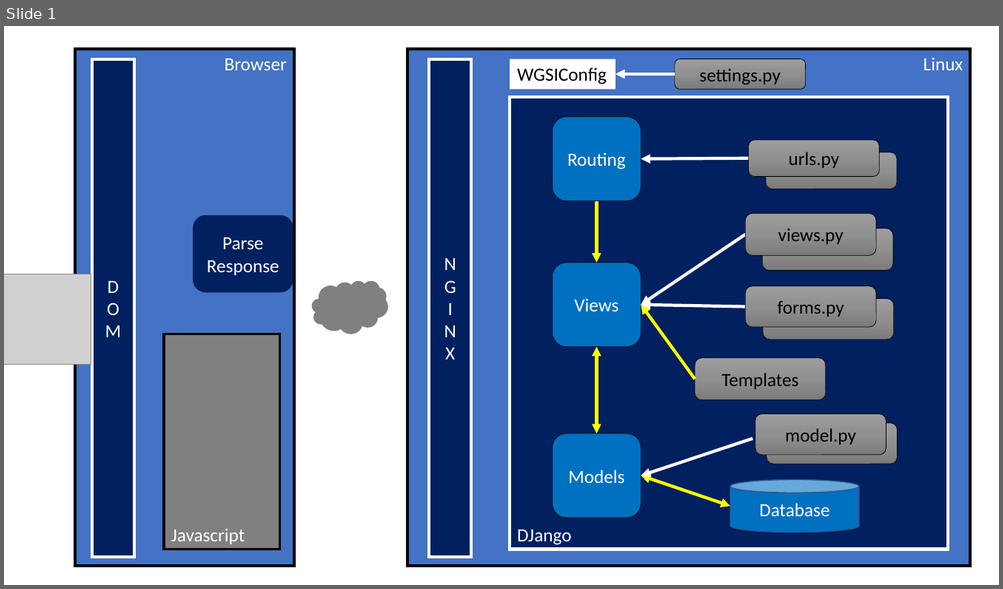
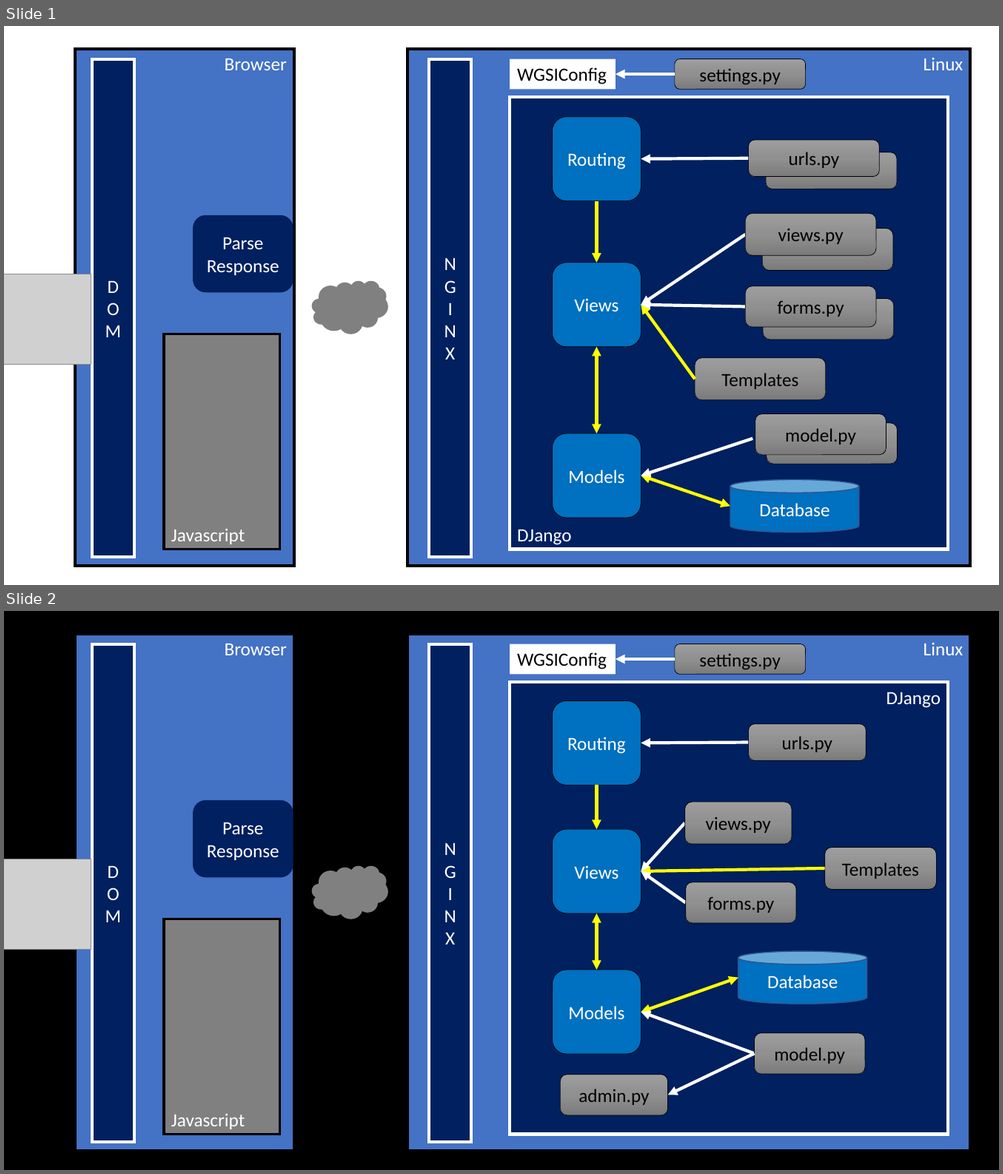
Before and after one commit to csev/dj4e, a slide deck: lectures/bigpicture.pptx. Shown one above the other, each under a label of ours: slide 1 before the commit, slides 1 and 2 after it. The pictures are 1003x589 and 1003x1174 pixels, drawn with LibreOffice and Linux fonts; fonts in the diff are those of the drawing; grey boxes stand for pictures; background and template pictures are left out. Boxes give left, top, right and bottom in pixels: in the first picture for what was removed or moved away, otherwise in the second. Text is boxed around its words. In the diff, an @@ line names an element or a change of style, - is before the commit and + after.

```diff
--- a/lectures/bigpicture.pptx
+++ b/lectures/bigpicture.pptx
@@ slide 2 added at <box>4,611,999,1170</box>, background picture (left out) @@
@@ rectangle added at <box>76,633,294,1151</box>, fill #4472C4, outline #000000 3 pt, 18 pt, text #FFFFFF @@
+Browser
@@ rectangle added at <box>92,644,134,1142</box>, fill #002060, outline #FFFFFF 3 pt, 18 pt, text #FFFFFF @@
+D
+O
+M
@@ rectangle added at <box>407,633,970,1151</box>, fill #4472C4, outline #000000 3 pt, 18 pt, text #FFFFFF @@
+Linux
@@ rectangle added at <box>430,644,472,1142</box>, fill #002060, outline #FFFFFF 3 pt, 18 pt, text #FFFFFF @@
+N
+G
+I
+N
+X
@@ rectangle added at <box>510,644,616,674</box>, fill #FFFFFF, 18 pt, text #000000 @@
+WGSIConfig
@@ rounded rectangle added at <box>674,644,805,674</box>, fill gradient #9D9D9D to #909090 to #7C7C7C, outline #000000 0.5 pt, 18 pt, text #000000 @@
+settings.py
@@ arrow added from (674, 659) to (615, 659), #FFFFFF 3 pt @@
@@ rectangle added at <box>510,682,948,1135</box>, fill #002060, outline #FFFFFF 3 pt, 18 pt, text #FFFFFF @@
+DJango
@@ rounded rectangle added at <box>552,701,641,785</box>, fill #0070C0, outline #000000 0.5 pt, 18 pt, text #FFFFFF @@
+Routing
@@ arrow added from (748, 742) to (641, 743), #FFFFFF 3 pt @@
@@ rounded rectangle added at <box>748,724,866,761</box>, fill gradient #9D9D9D to #909090 to #7C7C7C, outline #000000 0.5 pt, 18 pt, text #000000 @@
+urls.py
@@ arrow added from (597, 786) to (597, 829), #FFFF00 3 pt @@
@@ rounded rectangle added at <box>193,800,293,878</box>, fill #002060, 18 pt, text #FFFFFF @@
+Parse
+Response
@@ rounded rectangle added at <box>685,802,791,845</box>, fill gradient #9D9D9D to #909090 to #7C7C7C, outline #000000 0.5 pt, 18 pt, text #000000 @@
+views.py
@@ rounded rectangle added at <box>552,829,641,914</box>, fill #0070C0, outline #000000 0.5 pt, 18 pt, text #FFFFFF @@
+Views
@@ arrow added from (685, 823) to (641, 871), #FFFFFF 3 pt @@
@@ rounded rectangle added at <box>825,848,936,890</box>, fill gradient #9D9D9D to #909090 to #7C7C7C, outline #000000 0.5 pt, 18 pt, text #000000 @@
+Templates
@@ picture added at <box>4,860,91,950</box> @@
@@ thought cloud added at <box>312,866,388,919</box>, fill #808080 @@
@@ arrow added from (825, 869) to (641, 871), #FFFF00 3 pt @@
@@ arrow added from (686, 903) to (641, 871), #FFFFFF 3 pt @@
@@ rounded rectangle added at <box>686,883,796,923</box>, fill gradient #9D9D9D to #909090 to #7C7C7C, outline #000000 0.5 pt, 18 pt, text #000000 @@
+forms.py
@@ rectangle added at <box>164,919,279,1135</box>, fill #808080, outline #000000 2.25 pt, 18 pt, text #FFFFFF @@
+Javascript
@@ double arrow added from (597, 970) to (597, 914), #FFFF00 3 pt @@
@@ cylinder added at <box>738,951,867,1004</box>, fill #0070C0, outline #325491 1 pt, 18 pt, text #FFFFFF @@
+Database
@@ rounded rectangle added at <box>552,970,641,1054</box>, fill #0070C0, outline #000000 0.5 pt, 18 pt, text #FFFFFF @@
+Models
@@ double arrow added from (738, 978) to (641, 1012), #FFFF00 3 pt @@
@@ arrow added from (754, 1054) to (641, 1012), #FFFFFF 3 pt @@
@@ arrow added from (754, 1054) to (668, 1095), #FFFFFF 3 pt @@
@@ rounded rectangle added at <box>754,1034,865,1074</box>, fill gradient #9D9D9D to #909090 to #7C7C7C, outline #000000 0.5 pt, 18 pt, text #000000 @@
+model.py
@@ rounded rectangle added at <box>560,1075,667,1116</box>, fill gradient #9D9D9D to #909090 to #7C7C7C, outline #000000 0.5 pt, 18 pt, text #000000 @@
+admin.py
```
Also in this commit, not shown: 2 other files.
